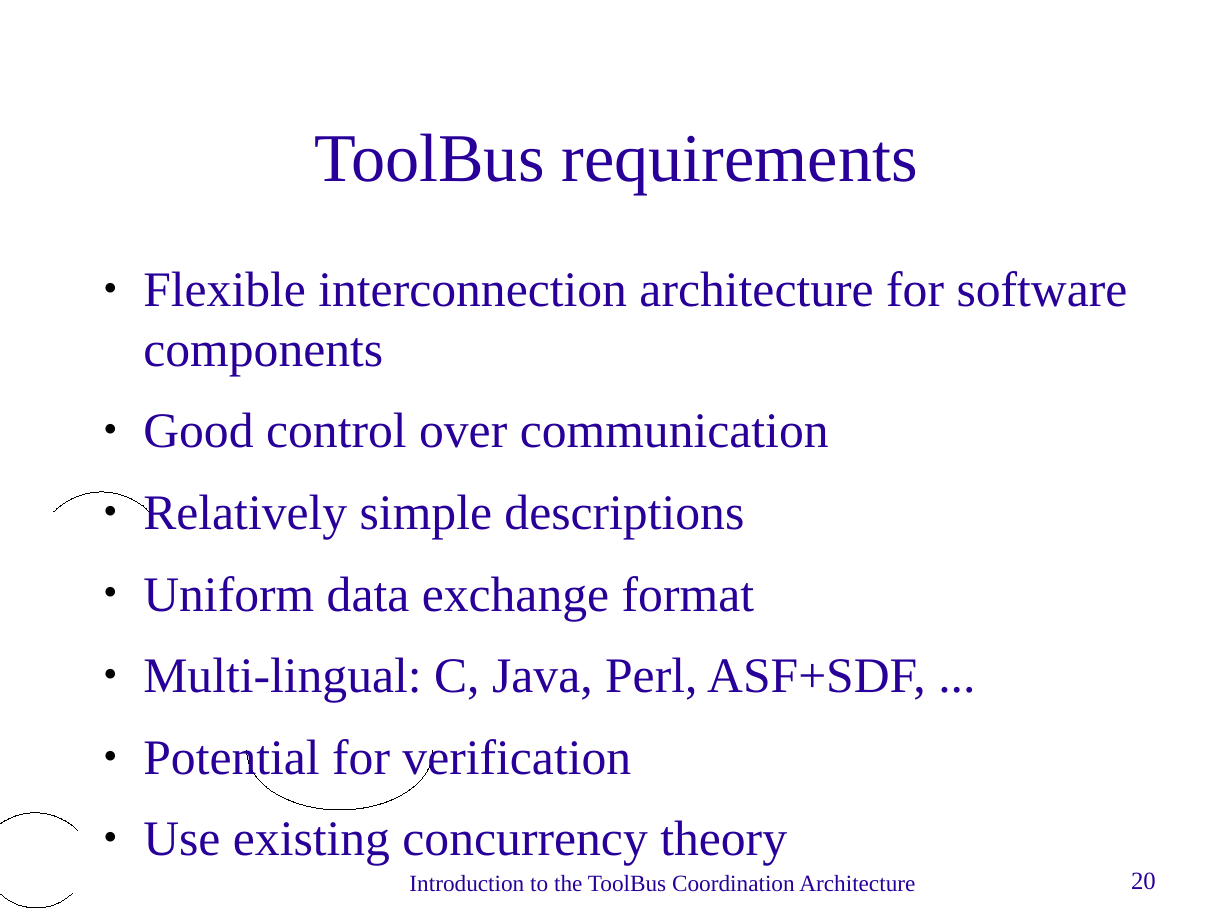
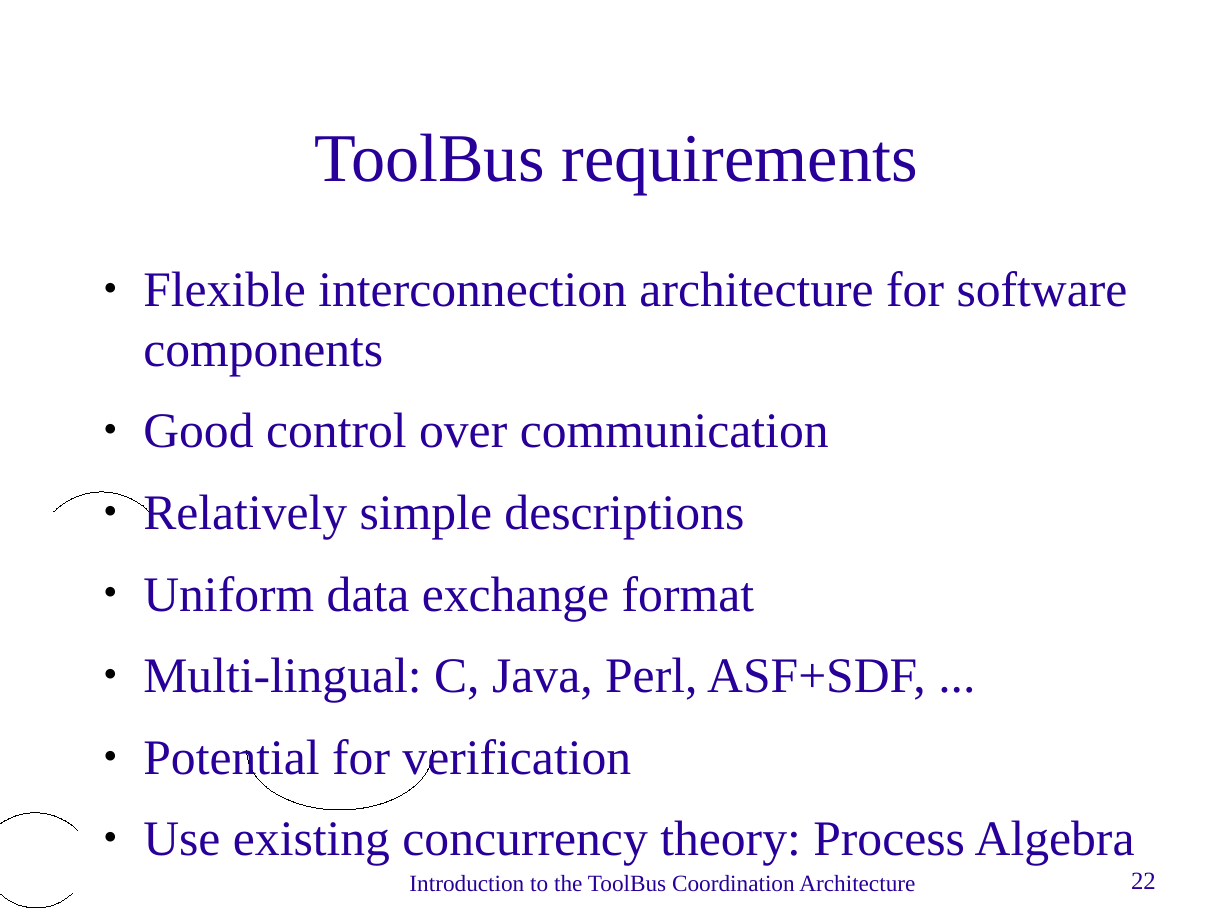
Before and after one commit to cwi-swat/meta-environment, a slide deck: slide 22 of meta-doc/technology/toolbus-intro/toolbus-intro.odp (slide 20 before the commit). Drawn at 1232x924 pixels with LibreOffice and Linux fonts; fonts in the diff are those of the drawing; background and template pictures are left out. Boxes give left, top, right and bottom in pixels: in the first picture for what was removed or moved away, otherwise in the second. Text is boxed around its words. In the diff, an @@ line names an element or a change of style, - is before the commit and + after.

Commit message:
Updated and extended ToolBus slides

```diff
--- a/meta-doc/technology/toolbus-intro/toolbus-intro.odp
+++ b/meta-doc/technology/toolbus-intro/toolbus-intro.odp
@@ text at bbox=[143, 820, 1135, 866]: text changed @@
-● Use existing concurrency theory
+● Use existing concurrency theory: Process Algebra
@@ page number at bbox=[1131, 872, 1156, 889]: text changed @@
-20
+22
```
Also in this commit, not shown: 28 other slides changed, 69 slides added, 5 slides removed, 1 other file.
